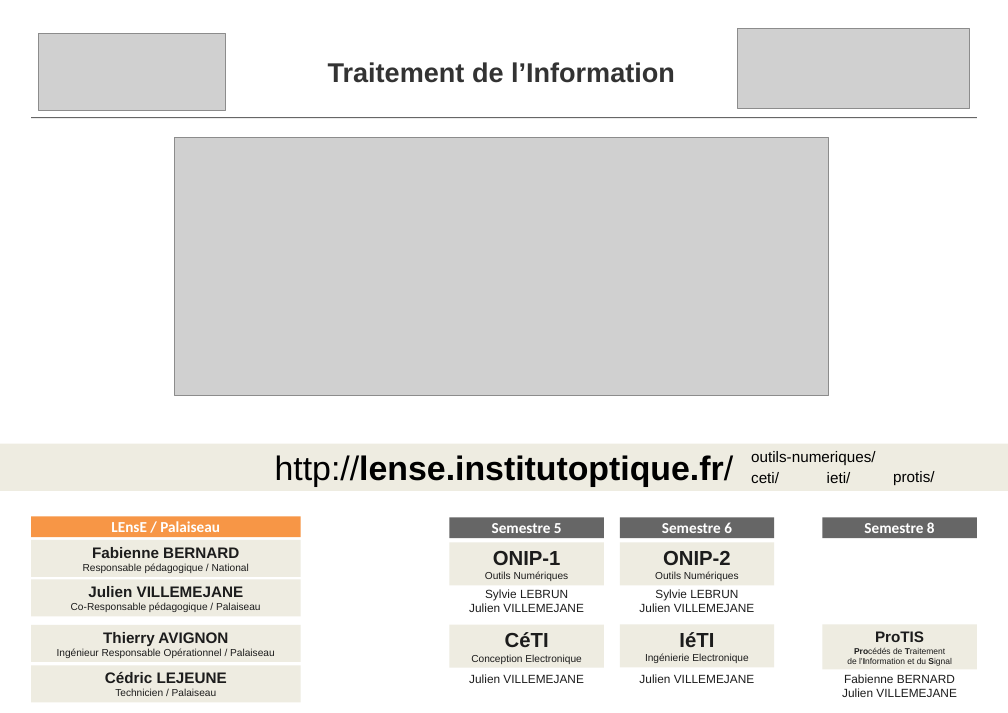
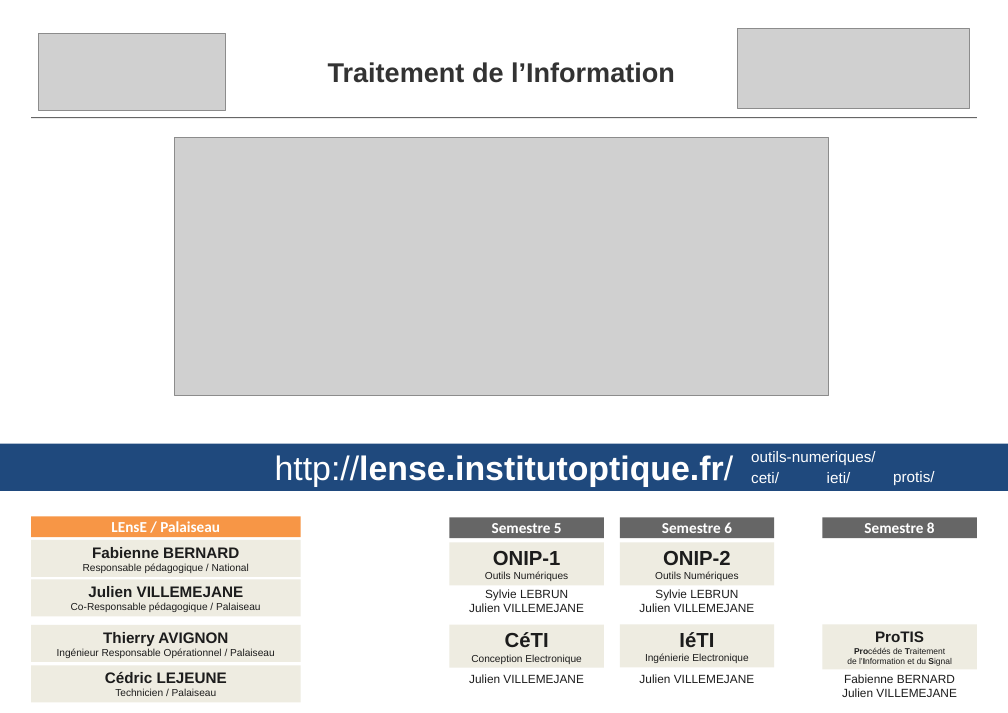
Before and after one commit to IOGS-Digital-Methods/semester-5, a slide deck: slide 1 of CeTI/2023_Fiches_Resume_v3.pptx. Drawn at 1008x713 pixels with LibreOffice and Linux fonts; fonts in the diff are those of the drawing; grey boxes stand for pictures. Boxes give left, top, right and bottom in pixels: in the first picture for what was removed or moved away, otherwise in the second. Text is boxed around its words. In the diff, an @@ line names an element or a change of style, - is before the commit and + after.

```diff
--- a/CeTI/2023_Fiches_Resume_v3.pptx
+++ b/CeTI/2023_Fiches_Resume_v3.pptx
@@ rectangle "http://lense.institutoptique.fr/" at bbox=[0, 444, 1008, 491]: text colour #000000 to #FFFFFF; fill #EEECE1 to #1F497D @@
@@ text colour #000000 to #FFFFFF in 4 elements at bbox=[751, 451, 875, 465], bbox=[751, 472, 779, 483], bbox=[827, 472, 851, 483], bbox=[893, 471, 934, 485] @@
```
Also in this commit, not shown: 1 other file.
